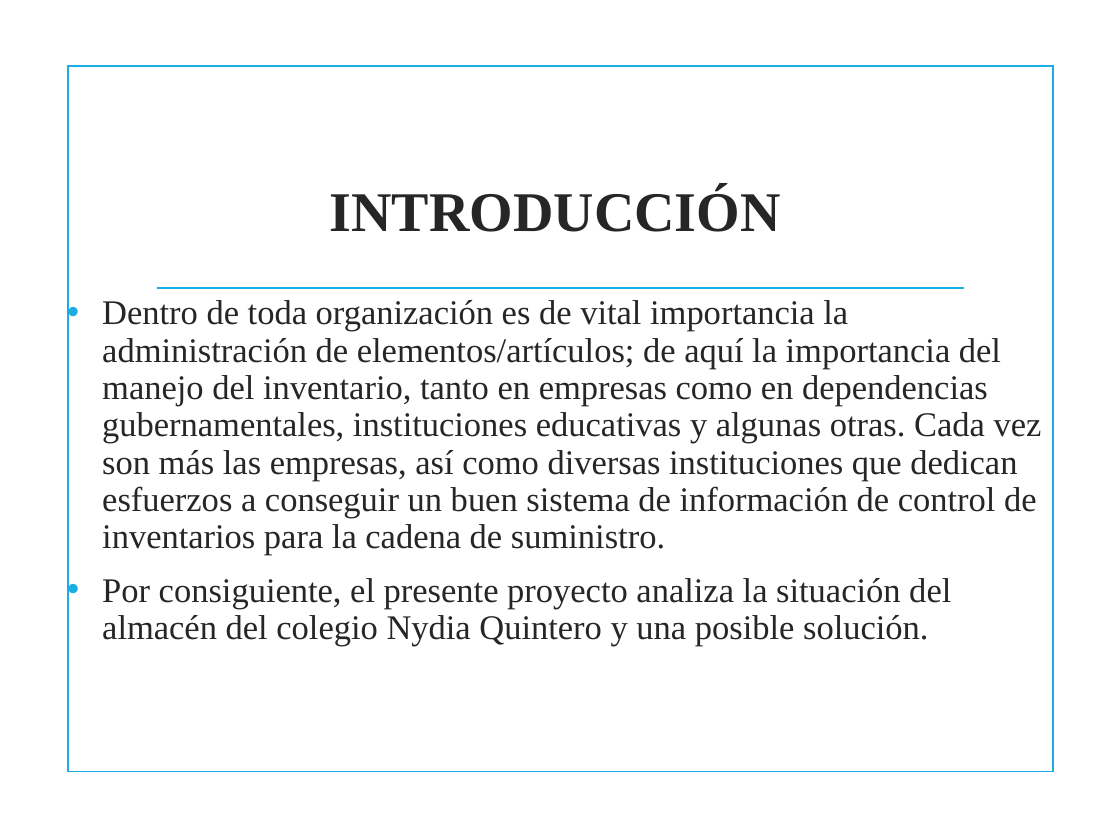
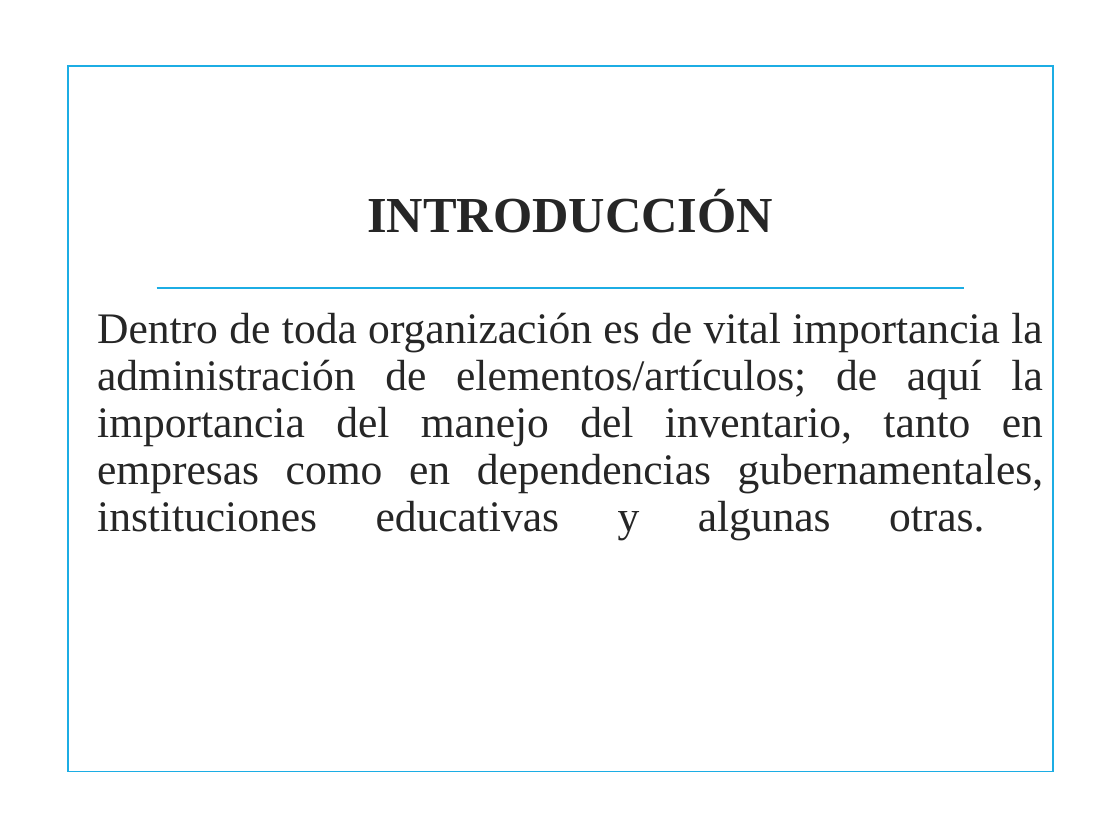
Before and after one commit to jackas779/proyecto, a slide deck: slide 5 of proyecto-4 (1).pptx. Drawn at 1120x840 pixels with LibreOffice and Linux fonts; fonts in the diff are those of the drawing; background and template pictures are left out. Boxes give left, top, right and bottom in pixels: in the first picture for what was removed or moved away, otherwise in the second. Text is boxed around its words. In the diff, an @@ line names an element or a change of style, - is before the commit and + after.

```diff
--- a/proyecto-4 (1).pptx
+++ b/proyecto-4 (1).pptx
@@ title "INTRODUCCIÓN": place and size @@
-title "INTRODUCCIÓN" at box(330, 187, 781, 232)
+title "INTRODUCCIÓN" at box(367, 193, 773, 233)
@@ title "INTRODUCCIÓN" at box(367, 193, 773, 233): size 36 to 32.4 pt @@
@@ text at box(97, 312, 1043, 540): text changed; size 22.2 to 28 pt @@
-• Dentro de toda organización es de vital importancia la administración de elementos/artículos; de aquí la importancia del manejo del inventario, tanto en empresas como en dependencias gubernamentales, instituciones educativas y algunas otras. Cada vez son más las empresas, así como diversas instituciones que dedican esfuerzos a conseguir un buen sistema de información de control de inventarios para la cadena de suministro.
-• Por consiguiente, el presente proyecto analiza la situación del almacén del colegio Nydia Quintero y una posible solución.
+Dentro de toda organización es de vital importancia la administración de elementos/artículos; de aquí la importancia del manejo del inventario, tanto en empresas como en dependencias gubernamentales, instituciones educativas y algunas otras.
```
Also in this commit, not shown: 10 other slides changed, 17 slides added, 8 slides removed.
